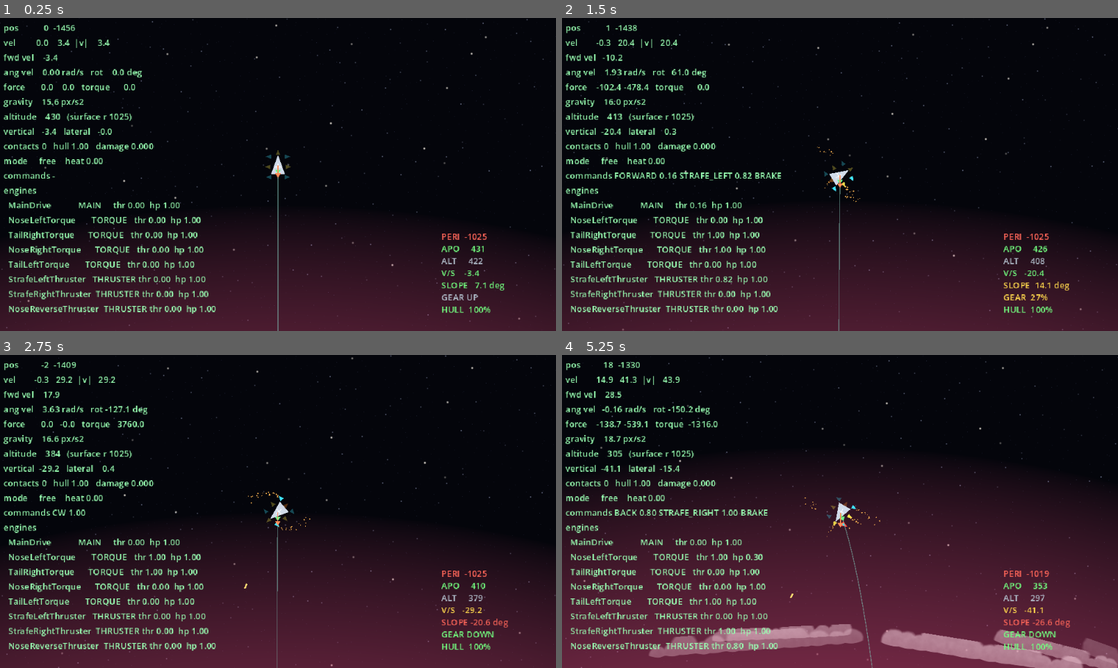
Above: before the commit, frames 1-4 (two rows, left to right).
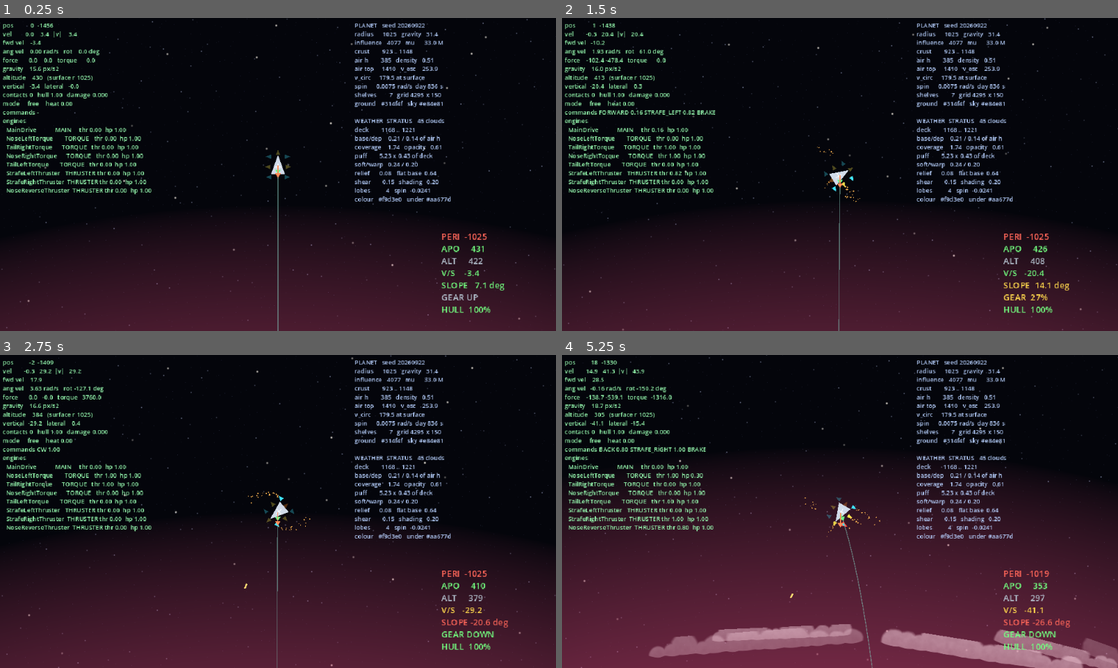
Above: after the commit, the same moments.

Repository: wroniasty/stardust
Game: Godot game, scene res://scenes/world.tscn
Same seed, same stepped clock (60 frames per second), same inputs: the game is played once before the commit and once after it.
Inputs:
- Up to frame 1 (0.25 s): no input
- Up to frame 2 (1.5 s): tap Enter at 0.5 s; hold D (rotate_right) 0.53-1.28 s; hold Space (ship_fire) 0.53-1.28 s; hold Z (brake) from 1.28 s (still down); tap G (toggle_gear) at 1.35 s
- Up to frame 3 (2.75 s): release Z (brake) at 2.03 s; hold D (rotate_right) from 2.03 s (still down); hold Space (ship_fire) from 2.03 s (still down)
- Up to frame 4 (5.25 s): release D (rotate_right) at 2.78 s; release Space (ship_fire) at 2.78 s; hold W (thrust_forward) 2.78-3.53 s; tap G (toggle_gear) at 2.85, 4.35 s; hold Space (ship_fire) 3.53-4.28 s; hold A (rotate_left) 3.53-5.03 s; tap C (debug_carve) at 4.15 s; tap F5 (debug_damage_engine) at 4.9 s; hold Z (brake) from 5.03 s (still down); hold Space (ship_fire) from 5.03 s (still down)

The runs differ from the first frame. In frame 1, 9.6% of the frame differs, in the area x 0-82%, y 1-95%; in frame 2, 10%; in frame 3, 9.8%; in frame 4, 10%.

Commit message:
Readable panel, denser overlay, every planet parameter on screen
The configurator drew on the default theme panel, which is translucent: right
for a HUD floating over the game, wrong for a form, where reading a number off
a spin box with a planet moving behind it is needless work. It gets its own
opaque background and a border.

The debug overlay drops from 10 px to 7 with the line spacing pulled in, and
gains a second column on the right carrying every parameter the generator
rolled plus what it built from them: crust band, air top, escape and circular
speed, day length, terrain grid, shelf count, both colours, and the full
fifteen-value weather set. A planet comes from one seed, so when a world flies
strangely the question is always which of these numbers it got, and reading it
off the screen beats adding a print and restarting.

The column sits on the right, so it stays readable while the configurator
covers the left: change a parameter, rebuild, see the result without closing
anything.

Both checked by screenshot at 640x360 rather than by eye.

Co-Authored-By: Claude Opus 5 <noreply@anthropic.com>

Diff:
--- a/scenes/debug_overlay.tscn
+++ b/scenes/debug_overlay.tscn
@@ -6,10 +6,25 @@
 script = ExtResource("1_overlay")
 
 [node name="Label" type="Label" parent="."]
-offset_left = 4.0
-offset_top = 4.0
-offset_right = 320.0
-offset_bottom = 180.0
+offset_left = 3.0
+offset_top = 3.0
+offset_right = 300.0
+offset_bottom = 356.0
 theme_override_colors/font_color = Color(0.6, 1, 0.7, 1)
-theme_override_font_sizes/font_size = 10
+theme_override_constants/line_spacing = -1
+theme_override_font_sizes/font_size = 7
 text = "no ship"
+
+[node name="Planet" type="Label" parent="."]
+anchors_preset = 1
+anchor_left = 1.0
+anchor_right = 1.0
+offset_left = -232.0
+offset_top = 3.0
+offset_right = -3.0
+offset_bottom = 356.0
+grow_horizontal = 0
+theme_override_colors/font_color = Color(0.72, 0.82, 1, 1)
+theme_override_constants/line_spacing = -1
+theme_override_font_sizes/font_size = 7
+text = ""
--- a/scripts/debug_overlay.gd
+++ b/scripts/debug_overlay.gd
@@ -10,6 +10,7 @@
 @export var ship_path: NodePath
 
 @onready var _label: Label = $Label
+@onready var _planet_label: Label = $Planet
 
 var _ship: Ship = null
 
@@ -42,6 +43,7 @@
 		return
 	if _ship == null:
 		_label.text = "no ship"
+		_planet_label.text = ""
 		return
 
 	var lines: PackedStringArray = PackedStringArray()
@@ -84,6 +86,65 @@
 		])
 
 	_label.text = "\n".join(lines)
+	_planet_label.text = "\n".join(_planet_lines(planet))
+
+
+## Every parameter the generator rolled, plus what it built out of them.
+##
+## The whole planet comes from one seed, so when a world flies strangely the
+## question is always which of these numbers it got -- and reading them off a
+## screen beats adding a print and restarting. Paired with the configurator on
+## F6, which edits the same fields (IDEAS.md section 5).
+func _planet_lines(planet: Planet) -> PackedStringArray:
+	var lines: PackedStringArray = PackedStringArray()
+	if planet == null:
+		return PackedStringArray(["PLANET   none in range"])
+
+	lines.append("PLANET   seed %d" % planet.planet_seed)
+	lines.append("radius   %7.0f   gravity %6.1f" % [planet.surface_radius, planet.surface_gravity])
+	lines.append("influence%7.0f   mu   %7.1f M" % [
+		planet.influence_radius, planet.gravitational_parameter() / 1000000.0,
+	])
+	lines.append("crust    %7.0f .. %.0f" % [planet.terrain.inner_radius, planet.terrain.outer_radius])
+	lines.append("air h    %7.0f   density %6.2f" % [planet.atmosphere_height, planet.atmosphere_density])
+	lines.append("air top  %7.0f   v_esc   %6.1f" % [
+		planet.atmosphere_radius(),
+		sqrt(2.0 * planet.gravitational_parameter() / maxf(planet.surface_radius, 1.0)),
+	])
+	lines.append("v_circ   %7.1f at surface" % planet.circular_orbit_speed(planet.surface_radius))
+	var day: String = "never"
+	if not is_zero_approx(planet.spin_rate):
+		day = "%.0f s" % (TAU / absf(planet.spin_rate))
+	lines.append("spin    %8.4f rad/s  day %s" % [planet.spin_rate, day])
+	lines.append("shelves  %7d   grid %d x %d" % [
+		planet.landing_sites().size(), planet.terrain.angular_samples, planet.terrain.radial_samples,
+	])
+	lines.append("ground   #%s   sky #%s" % [
+		planet.surface_color.to_html(false), planet.atmosphere_color.to_html(false),
+	])
+
+	lines.append("")
+	if not planet.has_clouds:
+		lines.append("WEATHER  none")
+		return lines
+
+	lines.append("WEATHER  %s   %d clouds" % [
+		Planet.CloudType.keys()[planet.cloud_type], planet.cloud_count(),
+	])
+	lines.append("deck     %7.0f .. %.0f" % [planet.cloud_base_radius(), planet.cloud_ceiling()])
+	lines.append("base/dep %7.2f / %.2f of air h" % [planet.cloud_base, planet.cloud_depth])
+	lines.append("coverage %7.2f   opacity %6.2f" % [planet.cloud_coverage, planet.cloud_opacity])
+	lines.append("puff     %7.2f x %.2f of deck" % [planet.cloud_puff_size, planet.cloud_puff_height])
+	lines.append("soft/warp%7.2f / %.2f" % [planet.cloud_softness, planet.cloud_warp])
+	lines.append("relief   %7.2f   flat base %5.2f" % [
+		planet.cloud_height_variation, planet.cloud_flat_base,
+	])
+	lines.append("shear    %7.2f   shading %6.2f" % [planet.cloud_shear, planet.cloud_shading])
+	lines.append("lobes    %7d   spin %8.4f" % [planet.cloud_octaves + 1, planet.cloud_speed])
+	lines.append("colour   #%s   under #%s" % [
+		planet.cloud_color.to_html(false), planet.cloud_shade_color().to_html(false),
+	])
+	return lines
 
 
 ## Only the commands actually asked for this tick, so the line stays short.
--- a/tools/planet_configurator.gd
+++ b/tools/planet_configurator.gd
@@ -54,6 +54,12 @@
 ## Margin between the panel and the edge of the screen.
 const SCREEN_MARGIN: int = 6
 
+## The panel's own background. The default theme's panel is translucent, which
+## is right for a HUD floating over the game and wrong for a form: reading a
+## number off a spin box with a planet moving behind it is needless work.
+const BACKGROUND: Color = Color(0.07, 0.07, 0.09, 0.97)
+const BORDER: Color = Color(0.45, 0.50, 0.60, 1.0)
+
 var _planet: Planet = null
 var _panel: PanelContainer = null
 var _spins: Dictionary = {}
@@ -132,6 +138,13 @@
 
 	var compact: Theme = Theme.new()
 	compact.default_font_size = FONT_SIZE
+
+	var background: StyleBoxFlat = StyleBoxFlat.new()
+	background.bg_color = BACKGROUND
+	background.border_color = BORDER
+	background.set_border_width_all(1)
+	background.set_content_margin_all(4)
+	compact.set_stylebox("panel", "PanelContainer", background)
 
 	_panel = PanelContainer.new()
 	_panel.theme = compact
Not shown, changed: IDEAS.md
